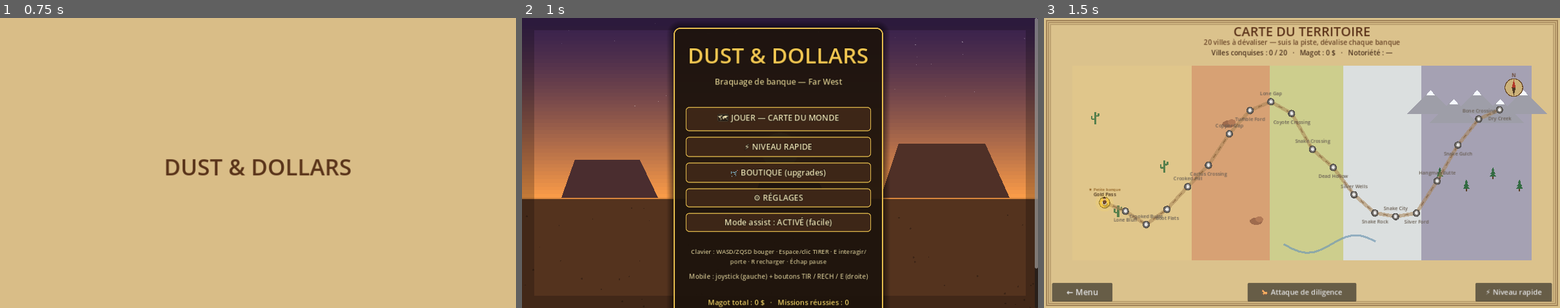
Above: before the commit, frames 1-3 (left to right).
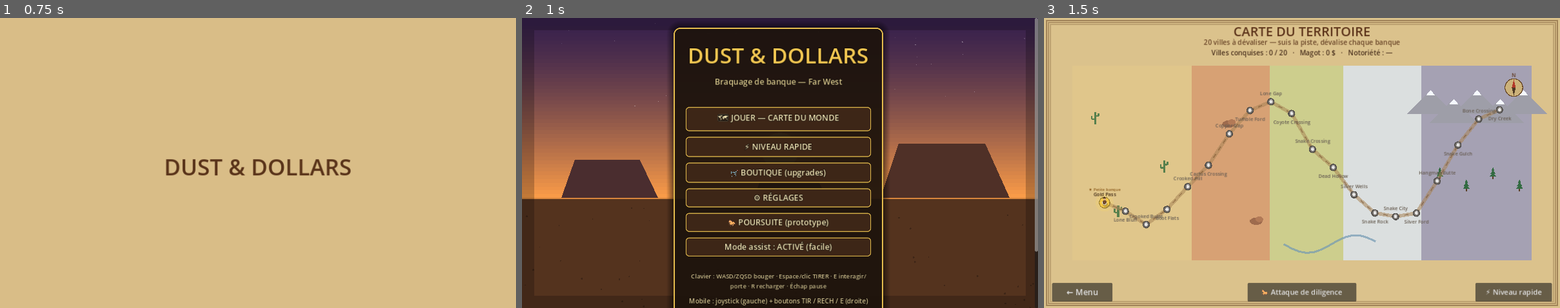
Above: after the commit, the same moments.

Repository: sebadiaz/Cowboys
Game: Godot game, scene res://scenes/Boot.tscn
The game is run twice, just before and just after one commit, with the same random seed, the same clock (stepped at 60 frames per second) and the same inputs.
Inputs (mouse positions are in pixels of both pictures, inside the frame that each line leads up to):
- Up to frame 1 (0.75 s): tap Enter at 0.5 s; move the mouse to (371, 148) at 0.52 s; hold D (move_right) from 0.53 s (still down); hold Space (fire) from 0.53 s (still down); click (371, 148) at 0.67 s
- Up to frame 2 (1 s): keep holding D (move_right); keep holding Space (fire)
- Up to frame 3 (1.5 s): release D (move_right) at 1.25 s; release Space (fire) at 1.25 s; click "🗺 JOUER — CARTE DU MONDE" at 1.25 s

Frame 1 is identical in both runs. In frame 2, 3.8% of the frame differs, in the area x 31-100%, y 68-100%; in frame 3, nothing differs.

Commit message:
Lot 17: RelativeChaseController vérifié (reculer->distancé, avancer->à hauteur, latéral borné, défilement, tir) + accès menu 'POURSUITE (prototype)' + docs à jour

Diff:
--- a/scripts/game_manager.gd
+++ b/scripts/game_manager.gd
@@ -269,6 +269,11 @@
 	_change_scene(SCENE_SETTINGS)
 
 
+## Banc d'essai de la poursuite relative (lot 17, prototype).
+func goto_chase_test() -> void:
+	_change_scene("res://scenes/levels/ChaseTest.tscn")
+
+
 ## Entre dans le saloon (depuis la ville).
 func goto_saloon() -> void:
 	_change_scene(SCENE_SALOON)
--- a/scripts/main_menu.gd
+++ b/scripts/main_menu.gd
@@ -65,6 +65,12 @@
 	settings.custom_minimum_size = Vector2(460, 46)
 	settings.pressed.connect(func() -> void: GameManager.goto_settings())
 	box.add_child(settings)
+
+	var chase := Button.new()
+	chase.text = "🐎 POURSUITE (prototype)"
+	chase.custom_minimum_size = Vector2(460, 46)
+	chase.pressed.connect(func() -> void: GameManager.goto_chase_test())
+	box.add_child(chase)
 
 	# Mode assist (prototype facile) : basculable.
 	_assist_btn = Button.new()
Not shown, changed: CLAUDE.md
Not shown, changed: TODO.md
